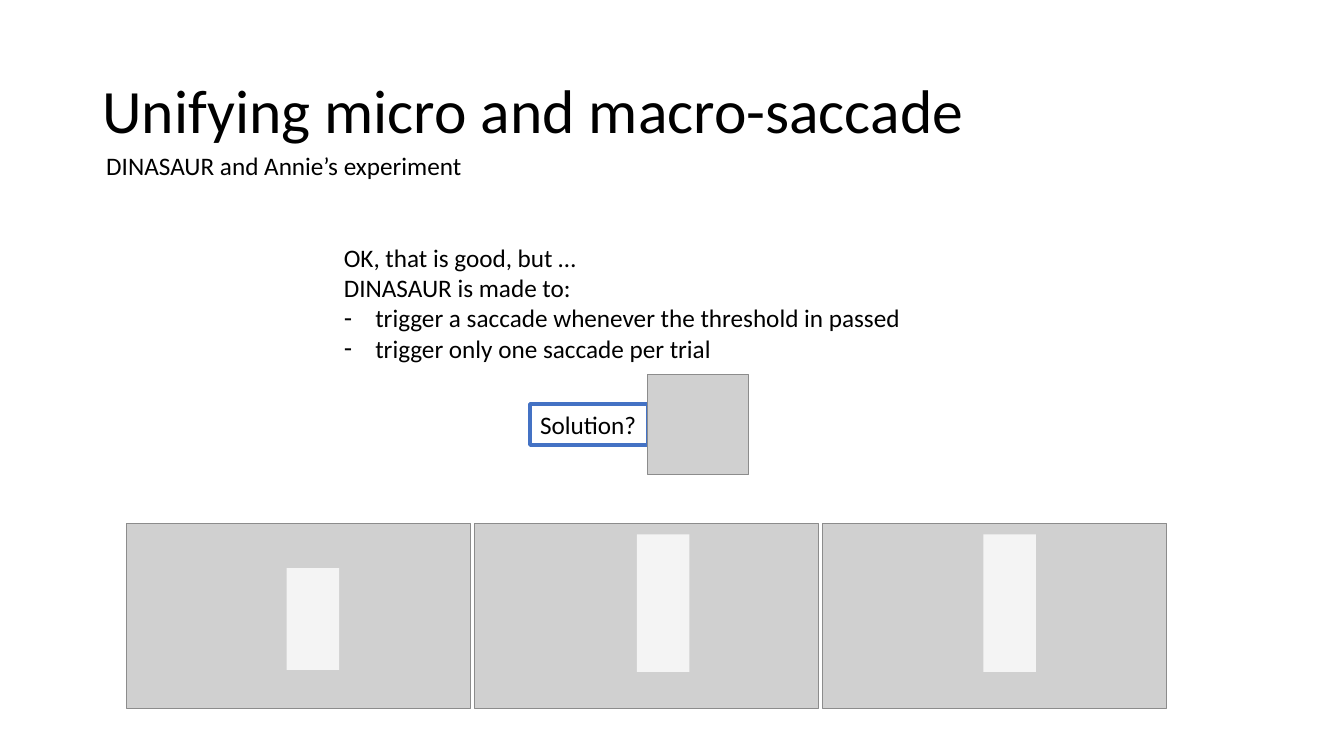
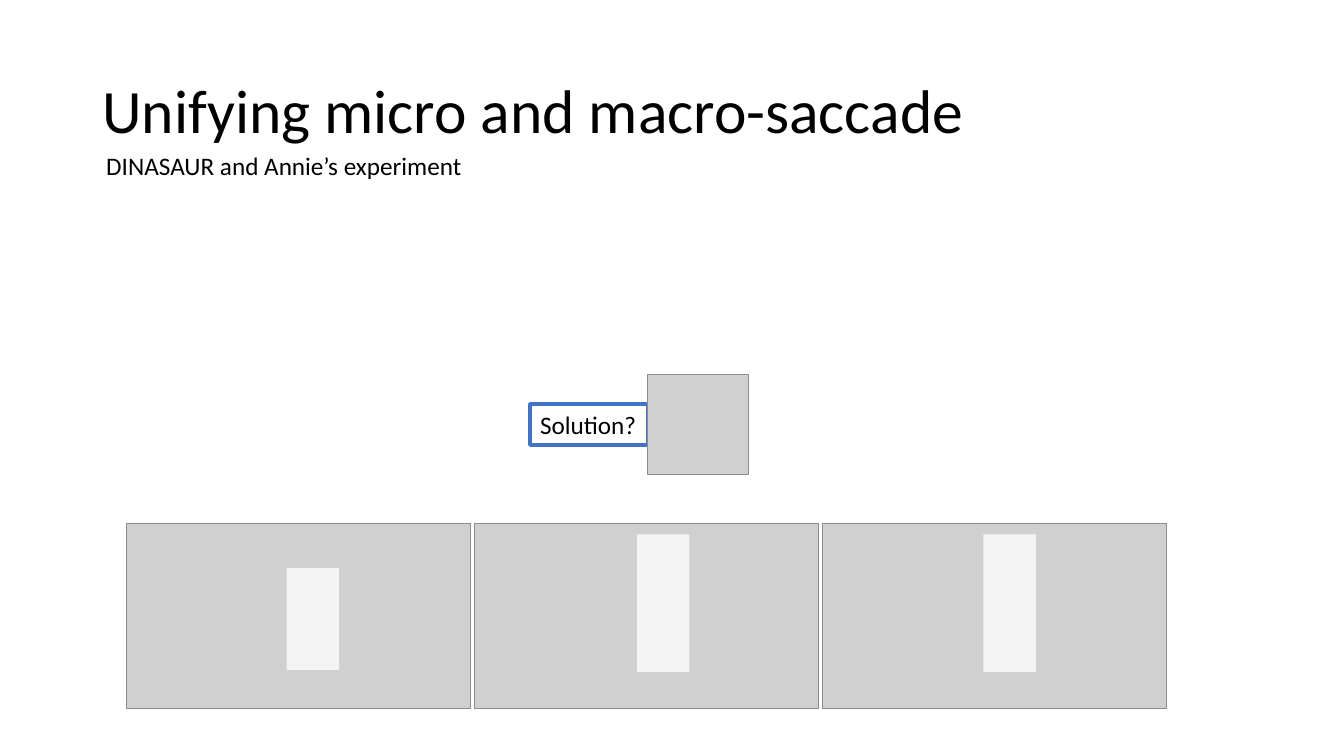
Before and after one commit to Nodragem/Modelling---DINASAUR2.0, a slide deck: slide 9 of notes/Presentation Feb2017/StochasticThreshold.pptx. Drawn at 1344x756 pixels with LibreOffice and Linux fonts; fonts in the diff are those of the drawing; grey boxes stand for pictures. Boxes give left, top, right and bottom in pixels: in the first picture for what was removed or moved away, otherwise in the second. Text is boxed around its words. In the diff, an @@ line names an element or a change of style, - is before the commit and + after.

```diff
--- a/notes/Presentation Feb2017/StochasticThreshold.pptx
+++ b/notes/Presentation Feb2017/StochasticThreshold.pptx
@@ text removed at box(344, 249, 900, 363) @@
-OK, that is good, but …
-DINASAUR is made to:
-– trigger a saccade whenever the threshold in passed
-– trigger only one saccade per trial
```
Also in this commit, not shown: 9 other slides changed, 2 slides added, 50 other files.
